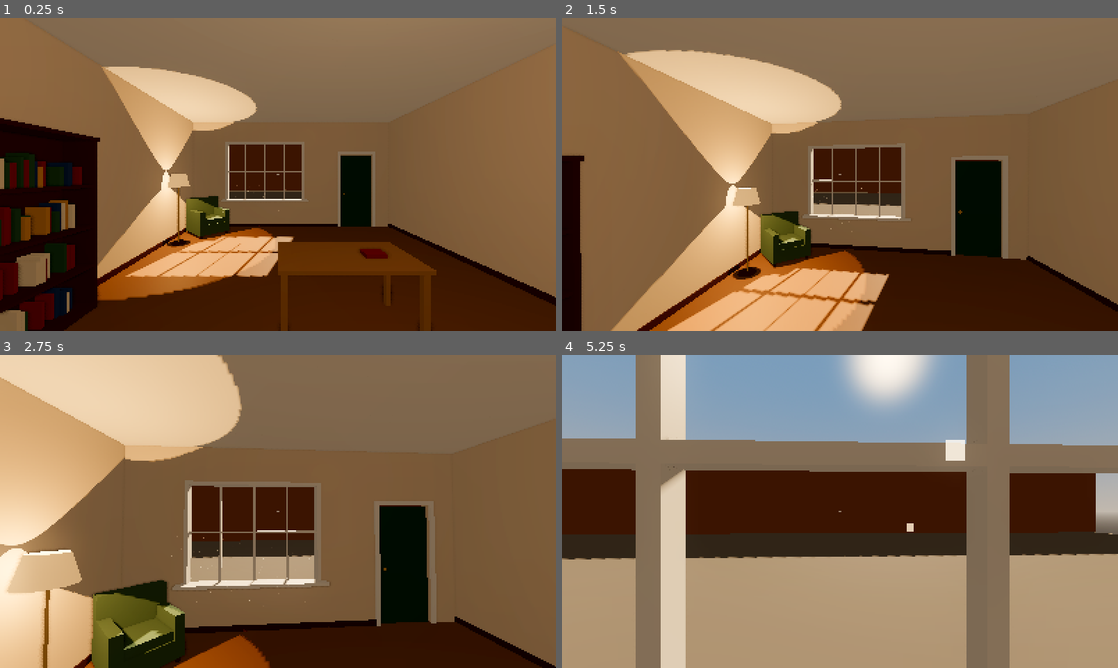
Above: before the commit, frames 1-4 (two rows, left to right).
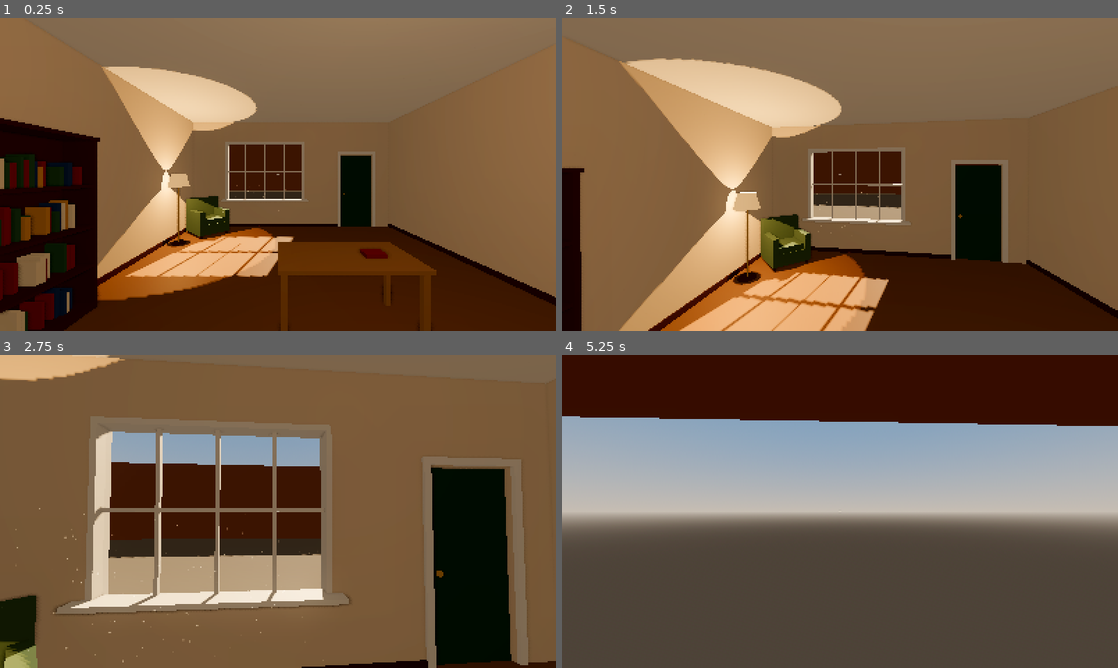
Above: after the commit, the same moments.

Repository: muschel99/Buecherei-Game
Game: Godot game, scene res://scenes/main.tscn
Same seed, same stepped clock (60 frames per second), same inputs: the game is played once before the commit and once after it.
Inputs (mouse positions are in pixels of both pictures, inside the frame that each line leads up to):
- Up to frame 1 (0.25 s): no input
- Up to frame 2 (1.5 s): tap Enter at 0.5 s; move the mouse to (867, 174) at 0.52 s; hold Ctrl (crouch) 0.53-1.28 s; hold W (move_forward) from 0.53 s (still down); tap Space (jump) at 0.77, 0.8, 1.07, 1.35 s; move the mouse to (812, 174) at 1.27 s
- Up to frame 3 (2.75 s): keep holding W (move_forward); tap Space (jump) at 1.52, 1.82, 2.3 s; tap Ctrl (crouch) at 1.55 s; move the mouse to (289, 505) at 2.02 s; hold Delete (build_delete) from 2.03 s (still down)
- Up to frame 4 (5.25 s): keep holding W (move_forward); move the mouse to (834, 517) at 2.77 s; release Delete (build_delete) at 2.78 s; tap Shift (build_paint_all) at 2.85 s; tap Space (jump) at 3.02, 3.32, 3.77, 3.8, 4.07, 4.52, 4.82 s; tap Ctrl (crouch) at 3.05, 4.55 s; move the mouse to (878, 514) at 3.52 s; press the mouse at (878, 514) at 3.53 s; move the mouse to (795, 508) at 4.27 s; release the mouse at (795, 508) at 4.28 s; tap Mouse wheel up (build_rotate) at 4.35 s; move the mouse to (845, 511) at 5.02 s; hold Mouse wheel down (build_rotate_back) from 5.03 s (still down)

The runs differ from the first frame. In frame 1, less than 0.1% of the frame differs, in the area x 2-96%, y 34-100%; in frame 2, 9.8%; in frame 3, 64%; in frame 4, 94%, in the area x 0-100%, y 0-100%.

Commit message:
Steuerung und Leistung, Teil 1: höher und weicher springen
- Sprunghöhe 0,8 m (GameConfig.jump_height) – reicht für Sessel, Sofa und Tisch
- Schwächere Schwerkraft in der Luft (GameConfig.air_gravity_scale = 0.7) für einen
  weichen, gemütlichen Sprung
- Geprüft: auf Tisch und Sessel springen, darauf stehen und wieder herunter

Co-Authored-By: Claude Opus 5.5 <noreply@anthropic.com>
Claude-Session: https://claude.ai/code/session_01Keur6F3CMQBeom8RpdfucG

Diff:
--- a/scripts/autoload/game_config.gd
+++ b/scripts/autoload/game_config.gd
@@ -24,8 +24,11 @@
 
 # --- Spielfigur: Springen und Hocken ---
 
-## Wie hoch die Figur springt (in Metern). Klein = sanfter, gemütlicher Hüpfer.
-var jump_height: float = 0.4
+## Wie hoch die Figur springt (in Metern). 0.8 reicht für Sessel, Sofa und Tisch.
+var jump_height: float = 0.8
+## Schwerkraft in der Luft im Verhältnis zur normalen (kleiner = weicher, schwebender Sprung).
+## Gilt beim Springen und Fallen, damit sich beides gemütlich anfühlt.
+var air_gravity_scale: float = 0.7
 ## Augenhöhe in der Hocke (in Metern über dem Boden).
 var crouch_eye_height: float = 1.0
 ## Körperhöhe in der Hocke (in Metern) – so niedrig kann man sich bücken.
--- a/scripts/player/player.gd
+++ b/scripts/player/player.gd
@@ -91,7 +91,8 @@
 ## Sanfter Sprung: Die Startgeschwindigkeit ergibt genau die gewünschte Sprunghöhe.
 func _jump() -> void:
 	if Input.is_action_just_pressed("jump") and is_on_floor() and not _is_crouching:
-		velocity.y = sqrt(2.0 * _gravity * GameConfig.jump_height)
+		# Startgeschwindigkeit so, dass genau die gewünschte Höhe erreicht wird
+		velocity.y = sqrt(2.0 * _gravity * GameConfig.air_gravity_scale * GameConfig.jump_height)
 
 
 ## Hocken, solange Strg gedrückt ist. Aufstehen nur, wenn über einem genug Platz ist.
@@ -198,7 +199,7 @@
 
 func _apply_gravity(delta: float) -> void:
 	if not is_on_floor():
-		velocity.y -= _gravity * delta
+		velocity.y -= _gravity * GameConfig.air_gravity_scale * delta
 
 
 ## Sanftes Laufen: Die Geschwindigkeit wird weich hoch- und heruntergeregelt.
